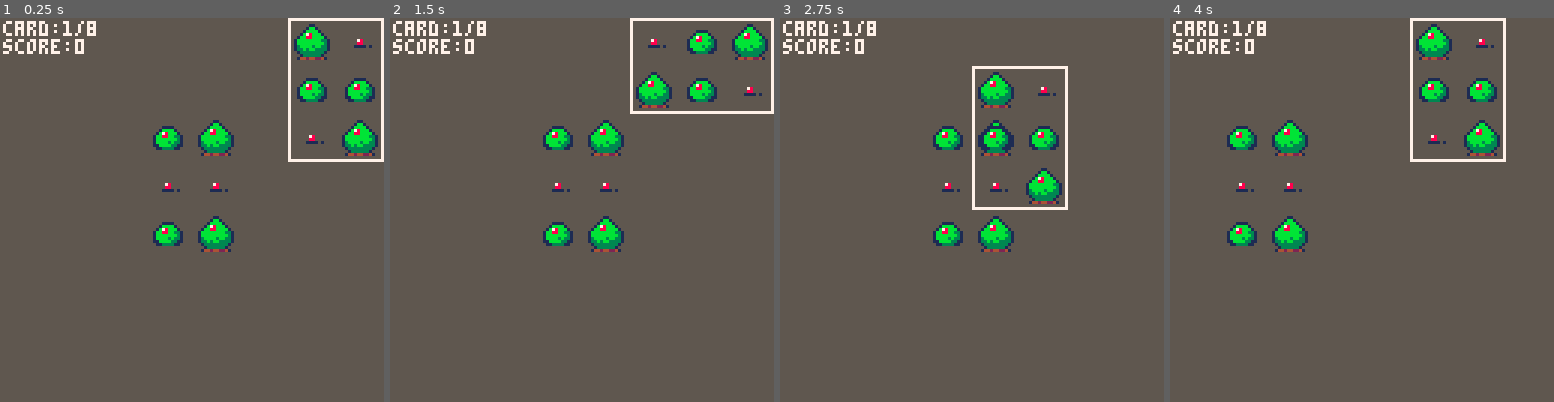
Above: before the commit, frames 1-4 (left to right).
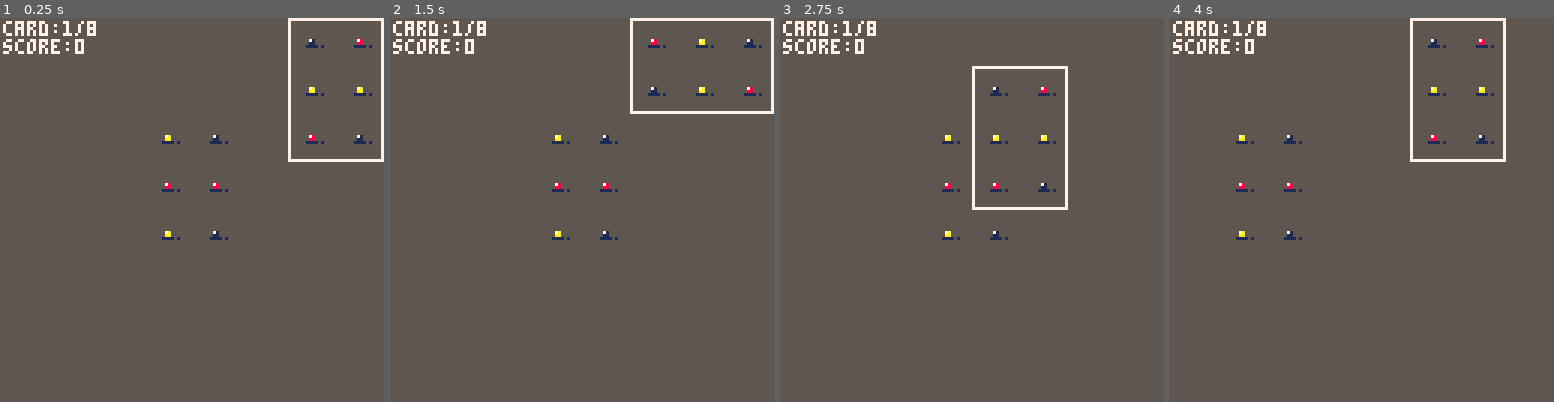
Above: after the commit, the same moments.

Repository: shen-sat/orchard
Game: PICO-8 cartridge game.p8
Same seed, same stepped clock (60 frames per second), same inputs: the game is played once before the commit and once after it.
Inputs:
- Up to frame 1 (0.25 s): no input
- Up to frame 2 (1.5 s): tap O (Z key) at 0.33, 0.7, 1.43 s; tap X (X key) at 1.07 s
- Up to frame 3 (2.75 s): hold Left 1.97-2.37 s; tap X (X key) at 2.07, 2.4, 2.73 s; tap O (Z key) at 2.22 s; hold Down from 2.42 s (still down)
- Up to frame 4 (4 s): release Down at 2.82 s; hold Right 2.87-3.53 s; tap X (X key) at 3.07, 3.4, 3.73 s; tap O (Z key) at 3.1, 3.98 s; hold Up from 3.58 s (still down)

The runs differ from the first frame. In frame 1, 4.2% of the frame differs, in the area x 39-99%, y 1-61%; in frame 2, 4.2%; in frame 3, 3.8%; in frame 4, 4.2%.

Commit message:
Use seed sprites, add and use color attribute on fruit

Diff:
--- a/fruits.lua
+++ b/fruits.lua
@@ -1,9 +1,10 @@
-make_fruit = function(name,sprite)
+make_fruit = function(name,color)
   local fruit = {
     name = name,
     x = 0,
     y = 0,
-    sprite = sprite,
+    sprite = 0,
+    color = color,
     age = 0,
     ages = {1,3,6},
     grow = function(self)
@@ -45,8 +46,8 @@
   return fruit
 end
 
-apple = make_fruit('apple',0)
-lemon = make_fruit('lemon',2)
-berry = make_fruit('berry',4)
+apple = make_fruit('apple',8)
+lemon = make_fruit('lemon',10)
+berry = make_fruit('berry',1)
 
 planted_fruits = {}
--- a/game.p8
+++ b/game.p8
@@ -38,6 +38,7 @@
 function game_draw()
   cls(5)
   for fruit in all(planted_fruits) do
+    pal(spritesheet_fruit_color,fruit.color)
     spr(fruit.sprite,fruit.x,fruit.y,fruit_sprite_width,fruit_sprite_height)
   end
   selected_card:draw()
--- a/global_variables.lua
+++ b/global_variables.lua
@@ -6,3 +6,4 @@
 screen_height = 128
 first_card_place_x = screen_width/2 - tile_size
 first_card_place_y = screen_height/2 - (tile_size * 2)
+spritesheet_fruit_color = 8
--- a/selected_card.lua
+++ b/selected_card.lua
@@ -166,6 +166,7 @@
         palt(0,false)
         pal(0,11)
       end
+      pal(spritesheet_fruit_color,fruit.color)
       spr(fruit.sprite,fruit.x,fruit.y,fruit_sprite_width,fruit_sprite_height)
       pal()
       palt()
